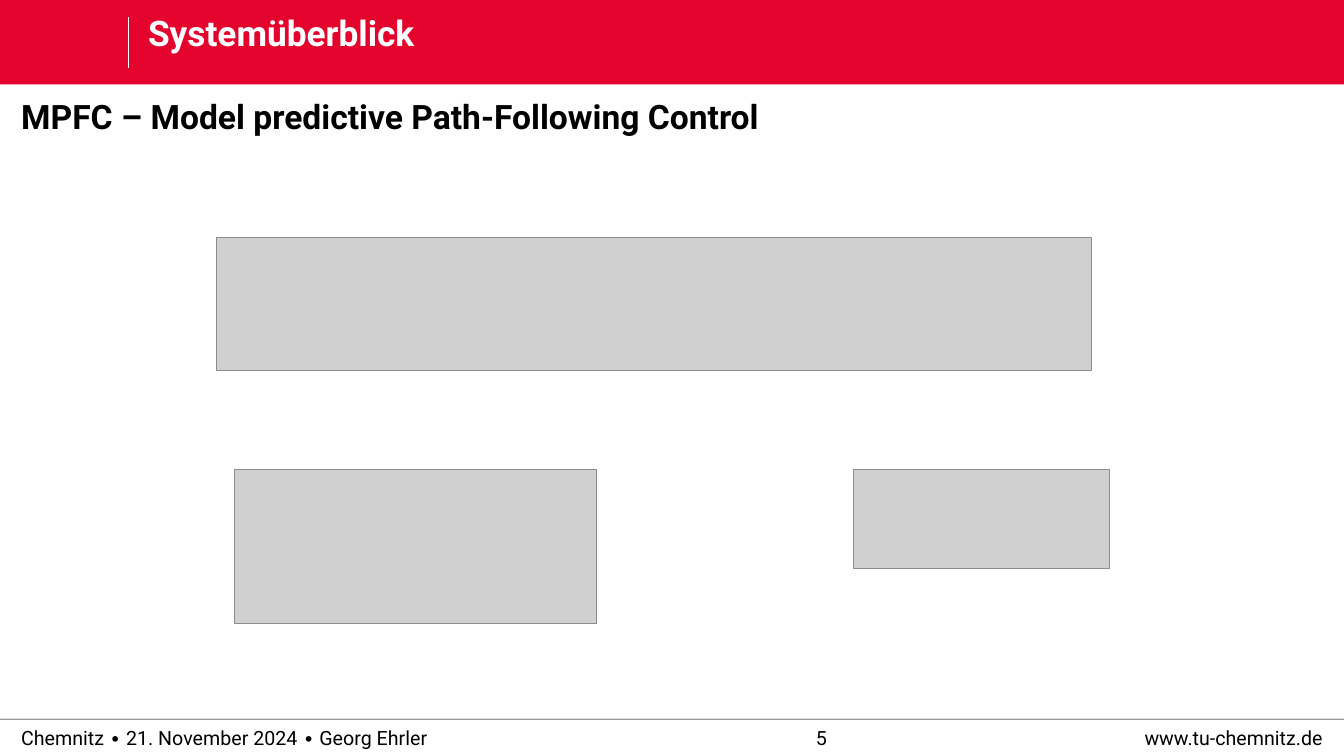
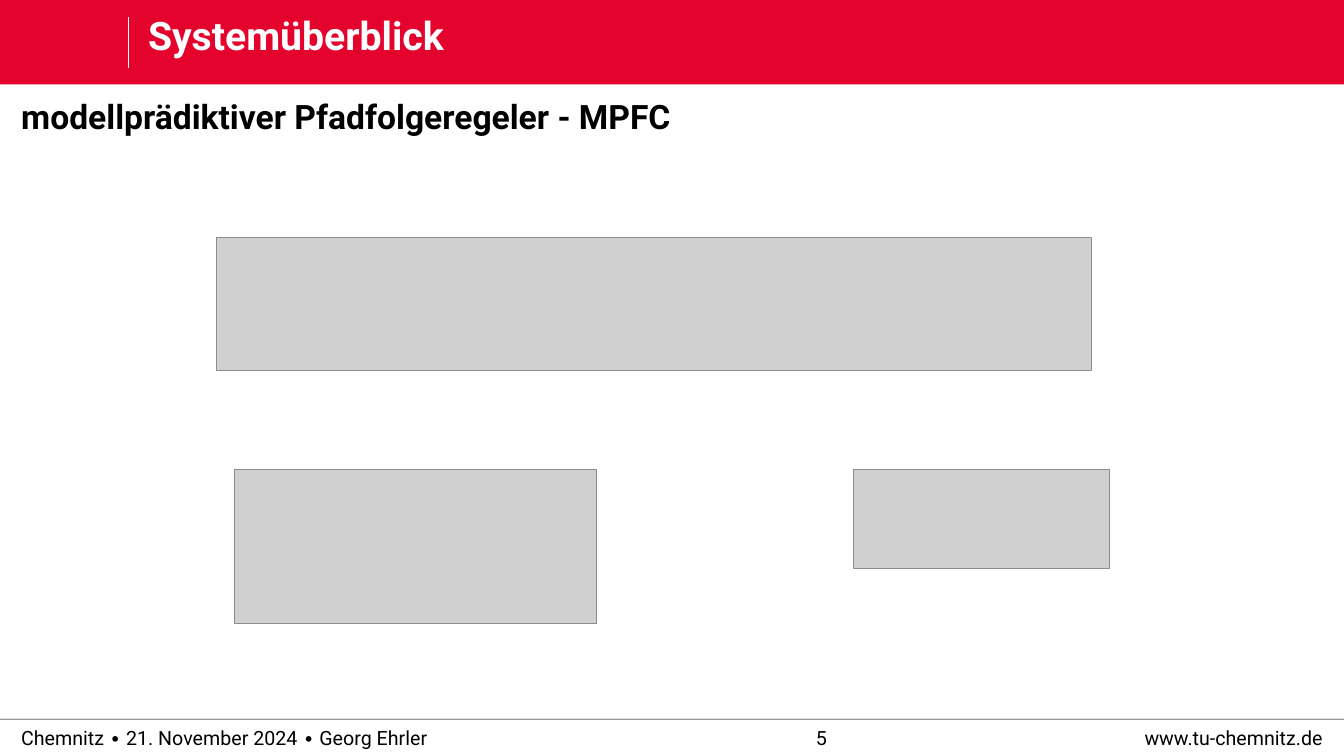
Before and after one commit to derEhrler/ACSDthesis_edited, a slide deck: slide 5 of defense/praktikum_defense.pptx. Drawn at 1344x756 pixels with LibreOffice and Linux fonts; fonts in the diff are those of the drawing; grey boxes stand for pictures; background and template pictures are left out. Boxes give left, top, right and bottom in pixels: in the first picture for what was removed or moved away, otherwise in the second. Text is boxed around its words. In the diff, an @@ line names an element or a change of style, - is before the commit and + after.

```diff
--- a/defense/praktikum_defense.pptx
+++ b/defense/praktikum_defense.pptx
@@ title "Systemüberblick" at [148,20,444,59]: size 25.2 to 28 pt; line spacing 0.88 to 0.9 @@
@@ text at [21,103,670,136]: text changed @@
-MPFC – Model predictive Path-Following Control
+modellprädiktiver Pfadfolgeregeler - MPFC
```
Also in this commit, not shown: 10 other slides changed, 2 slides added, 3 slides removed.
